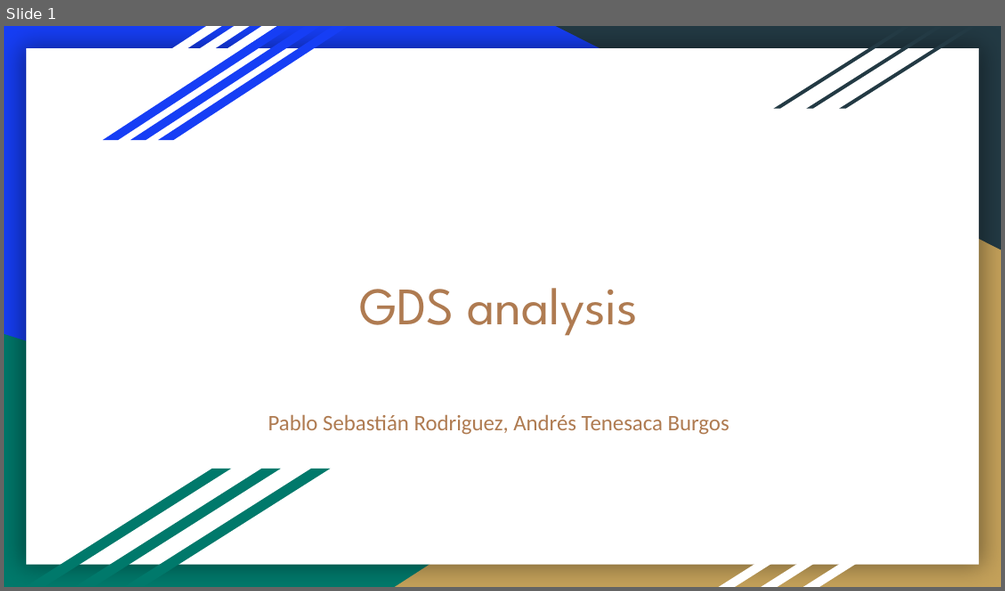
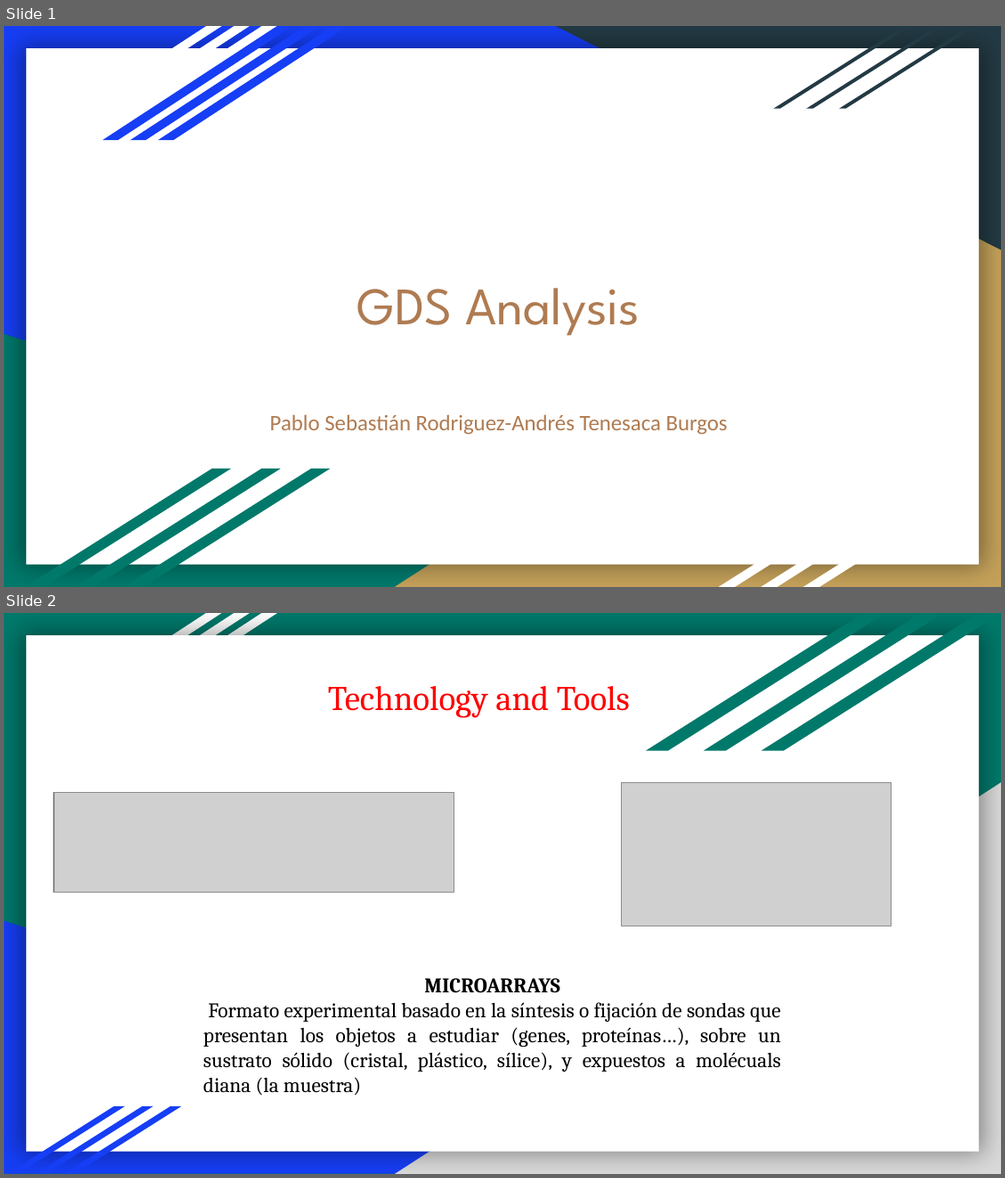
Before and after one commit to atenesaca/M12_Project, a slide deck: presentation/GDS presentation.pptx. Shown one above the other, each under a label of ours: slide 1 before the commit, slides 1 and 2 after it. The pictures are 1005x591 and 1005x1178 pixels, drawn with LibreOffice and Linux fonts; fonts in the diff are those of the drawing; grey boxes stand for pictures. Boxes give left, top, right and bottom in pixels: in the first picture for what was removed or moved away, otherwise in the second. Text is boxed around its words. In the diff, an @@ line names an element or a change of style, - is before the commit and + after.

```diff
--- a/presentation/GDS presentation.pptx
+++ b/presentation/GDS presentation.pptx
@@ slide 2 added at [4,613,1001,1174], background #00796B; not listed: 4 template elements that a slide beside it also shows @@
@@ parallelogram added at [646,613,885,751], fill #00796B @@
@@ parallelogram added at [704,613,943,751], fill #00796B @@
@@ parallelogram added at [761,613,1001,751], fill #00796B @@
@@ text added at [328,686,630,718], 25 pt, text #FF0000 @@
+Technology and Tools
@@ picture added at [54,793,454,892] @@
@@ right triangle added at [395,782,1001,1174], fill #D9D9D9 @@
@@ picture added at [621,782,891,926] @@
@@ right triangle added at [4,921,808,1173], fill #163EF5 @@
@@ text added at [203,978,781,1094], 15 pt, text #000000 @@
+MICROARRAYS
+Formato experimental basado en la síntesis o fijación de sondas que presentan los objetos a estudiar (genes, proteínas…), sobre un sustrato sólido (cristal, plástico, sílice), y expuestos a molécuals diana (la muestra)
@@ parallelogram added at [8,1106,126,1173], fill #163EF5 @@
@@ parallelogram added at [36,1106,154,1173], fill #163EF5 @@
@@ parallelogram added at [64,1106,181,1173], fill #163EF5 @@
@@ slide 1 changed as well @@
@@ title at [357,288,639,336]: text changed @@
-GDS analysis
+GDS Analysis
@@ subtitle at [270,414,728,435]: text changed @@
-Pablo Sebastián Rodriguez, Andrés Tenesaca Burgos
+Pablo Sebastián Rodriguez-Andrés Tenesaca Burgos
```
Also in this commit, not shown: 1 other slide changed, 7 other slides added, 9 slides removed, 3 other files.
